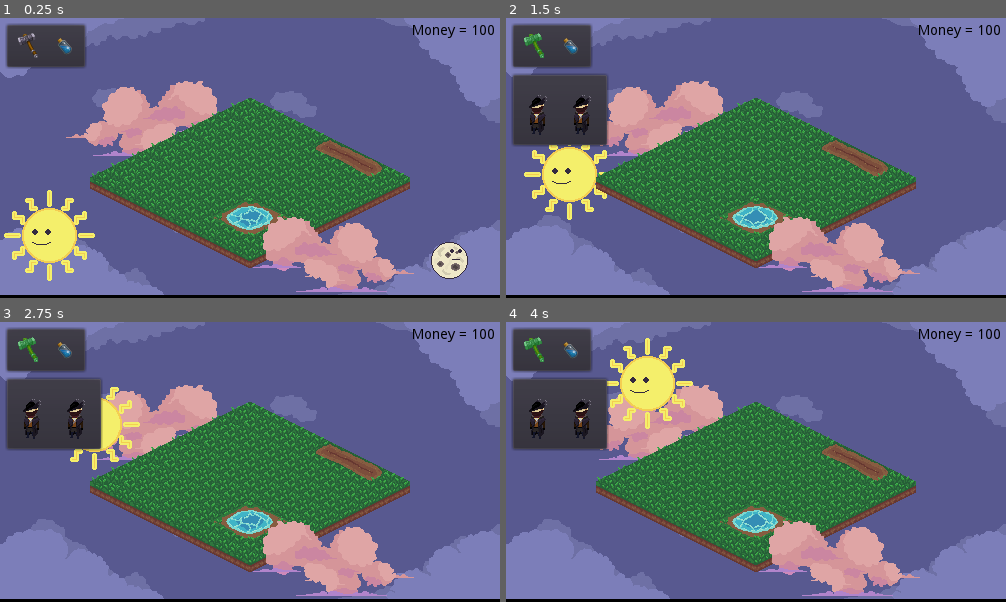
Above: before the commit, frames 1-4 (two rows, left to right).
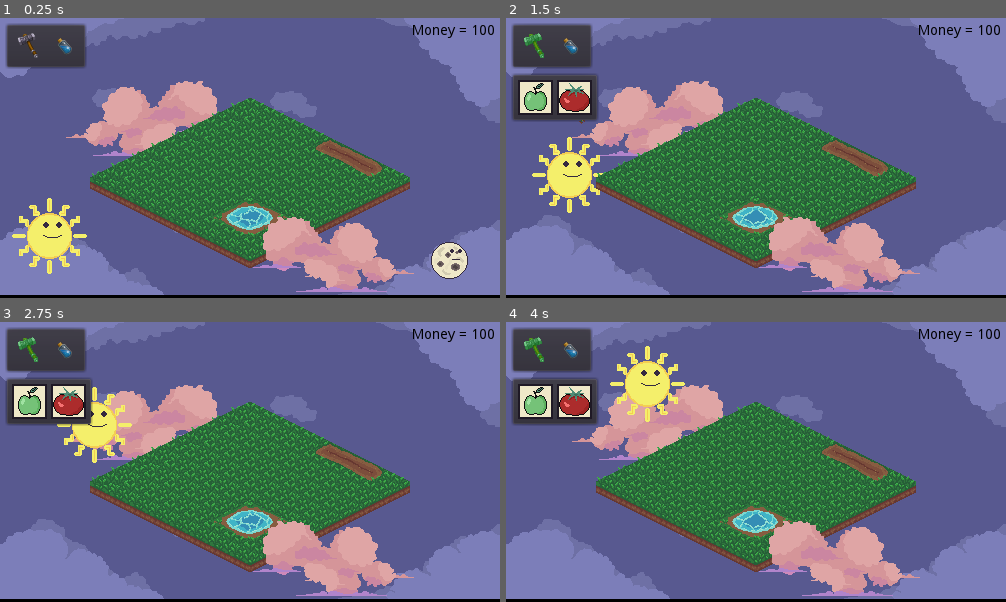
Above: after the commit, the same moments.

Repository: Valentino-02/New-Wild-Jam
Game: Godot game, scene res://src/levels/Test_Level.tscn
Same seed, same stepped clock (60 frames per second), same inputs: the game is played once before the commit and once after it.
Inputs (mouse positions are in pixels of both pictures, inside the frame that each line leads up to):
- Up to frame 1 (0.25 s): no input
- Up to frame 2 (1.5 s): click (536, 46) at 0.5 s; click (581, 110) at 1.27 s
- Up to frame 3 (2.75 s): click (70, 400) at 2.02 s
- Up to frame 4 (4 s): click (571, 350) at 2.75 s; click (536, 350) at 3.5 s

The runs differ from the first frame. In frame 1, 1.3% of the frame differs, in the area x 0-19%, y 61-94%; in frame 2, 5.1%; in frame 3, 4.6%; in frame 4, 5.3%, in the area x 1-38%, y 5-46%.

Commit message:
correct placement

Diff:
--- a/src/UI/Build_Button.gd
+++ b/src/UI/Build_Button.gd
@@ -7,6 +7,7 @@
 func _ready() -> void:
 	var my_data = object_data.objects[object_name]
 	texture_normal = load(my_data.icon_texture)
+	add_to_group("build_buttons")
 
 func _on_BuildButton_pressed() -> void:
 	game_manager.current_object = object_name
--- a/src/UI/Place_Down_Buttons.gd
+++ /dev/null
@@ -1,21 +0,0 @@
-extends Control
-
-var game_manager = preload("res://src/systems/managers/Game_Manager.tres")
-var object_data = preload("res://src/objects/Object_Data.tres")
-
-
-func _on_PlaceDown_pressed():
-	if $Objects.visible == false:
-		$Objects.visible = true
-	elif $Objects.visible == true:
-		$Objects.visible = false
-
-
-# This is just for now, then we will have the complete functioning menu
-func _on_Object1_pressed():
-	game_manager.current_object = "test_0"
-	game_manager.start_placing()
-
-func _on_Object2_pressed():
-	game_manager.current_object = "plant_0"
-	game_manager.start_placing()
--- a/src/UI/Place_Down_Buttons.tscn
+++ /dev/null
@@ -1,66 +0,0 @@
-[gd_scene load_steps=2 format=2]
-
-[ext_resource path="res://src/UI/Place_Down_Buttons.gd" type="Script" id=1]
-
-[node name="Place_Down_Buttons" type="Control"]
-anchor_right = 1.0
-anchor_bottom = 1.0
-margin_right = -407.0
-margin_bottom = -185.0
-script = ExtResource( 1 )
-__meta__ = {
-"_edit_use_anchors_": false
-}
-
-[node name="PlaceDown" type="Button" parent="."]
-margin_left = 8.87564
-margin_top = 8.23242
-margin_right = 84.8756
-margin_bottom = 28.2324
-
-[node name="Label" type="Label" parent="PlaceDown"]
-margin_top = 3.0
-margin_right = 74.0
-margin_bottom = 17.0
-text = "Place Down"
-
-[node name="Objects" type="Control" parent="."]
-visible = false
-margin_right = 40.0
-margin_bottom = 40.0
-__meta__ = {
-"_edit_use_anchors_": false
-}
-
-[node name="Object1" type="Button" parent="Objects"]
-margin_left = 8.87564
-margin_top = 39.3803
-margin_right = 84.8756
-margin_bottom = 59.3803
-
-[node name="Label" type="Label" parent="Objects/Object1"]
-margin_left = 13.2142
-margin_top = 3.0
-margin_right = 87.2142
-margin_bottom = 17.0
-text = "Object1"
-
-[node name="Object2" type="Button" parent="Objects"]
-margin_left = 8.87564
-margin_top = 69.5842
-margin_right = 84.8756
-margin_bottom = 89.5842
-__meta__ = {
-"_edit_use_anchors_": false
-}
-
-[node name="Label" type="Label" parent="Objects/Object2"]
-margin_left = 10.3826
-margin_top = 3.0
-margin_right = 84.3826
-margin_bottom = 17.0
-text = "Object 2"
-
-[connection signal="pressed" from="PlaceDown" to="." method="_on_PlaceDown_pressed"]
-[connection signal="pressed" from="Objects/Object1" to="." method="_on_Object1_pressed"]
-[connection signal="pressed" from="Objects/Object2" to="." method="_on_Object2_pressed"]
--- a/src/levels/Test_Level.tscn
+++ b/src/levels/Test_Level.tscn
@@ -1,7 +1,6 @@
-[gd_scene load_steps=16 format=2]
+[gd_scene load_steps=15 format=2]
 
 [ext_resource path="res://src/systems/GroundTileMap.tscn" type="PackedScene" id=1]
-[ext_resource path="res://src/UI/Place_Down_Buttons.tscn" type="PackedScene" id=2]
 [ext_resource path="res://src/systems/Level.gd" type="Script" id=3]
 [ext_resource path="res://src/systems/Mouse.gd" type="Script" id=4]
 [ext_resource path="res://src/UI/Money_Display.tscn" type="PackedScene" id=5]
@@ -35,9 +34,6 @@
 [node name="CanvasLayer" type="CanvasLayer" parent="."]
 
 [node name="ActionMenu" parent="CanvasLayer" instance=ExtResource( 12 )]
-
-[node name="Place_Down_Buttons" parent="CanvasLayer" instance=ExtResource( 2 )]
-visible = false
 
 [node name="Money_Display" parent="CanvasLayer" instance=ExtResource( 5 )]
 margin_left = 412.486
--- a/src/objects/Object_Data.gd
+++ b/src/objects/Object_Data.gd
@@ -1,22 +1,30 @@
 extends Resource
 
 var objects : Dictionary = {
-	"test_0": {
-		"path": "res://src/objects/TestObject.tscn",
-		"cost": 30,
-		"decoration": 50,
-		"icon_texture": "res://assets/sprites/objects/Character.png"
-	},
-	"flower": {
+	"apple": {
 		"path": "res://src/objects/plant/Plant.tscn",
 		"cost": 40,
 		"decoration": 60,
-		"icon_texture": "res://assets/sprites/objects/Character.png",
+		"icon_texture": "res://assets/sprites/UI/Apple.png",
+		"place" : "basic",
 		"growth_time": [ 512, 1024 ],
 		"growth_textures": [
-			"res://assets/sprites/plants/flower_seedling.png",
-			"res://assets/sprites/plants/flower_growing.png",
-			"res://assets/sprites/plants/flower_grown.png"
+			"res://assets/sprites/plants/apple_tree_1.png",
+			"res://assets/sprites/plants/apple_tree_2.png",
+			"res://assets/sprites/plants/apple_tree_3_no_fruit.png"
+		]
+	},
+	"tomato": {
+		"path": "res://src/objects/plant/Plant.tscn",
+		"cost": 40,
+		"decoration": 60,
+		"icon_texture": "res://assets/sprites/UI/Tomatoe.png",
+		"place" : "dirt",
+		"growth_time": [ 512, 1024 ],
+		"growth_textures": [
+			"res://assets/sprites/plants/tomato_plant_1.png",
+			"res://assets/sprites/plants/tomato_plant_2.png",
+			"res://assets/sprites/plants/tomato_plant_3_no_fruit.png"
 		]
 	}
 }
--- a/src/systems/Level.gd
+++ b/src/systems/Level.gd
@@ -4,8 +4,8 @@
 var time_manager = load("res://src/systems/managers/Time_Manager.tres")
 onready var board_obj_container = $BoardObjectSort as Node2D
 
-func place_down(object, map_position) -> void:
-	var current_object = object.instance()
+func place_down(map_position) -> void:
+	var current_object = load(game_manager.current_object_path).instance()
 	board_obj_container.add_child(current_object)
 	current_object.place_down(map_position)
 
--- a/src/systems/Mouse.gd
+++ b/src/systems/Mouse.gd
@@ -2,44 +2,51 @@
 
 var board_manager = preload("res://src/systems/managers/Board_Manager.tres")
 var game_manager = preload("res://src/systems/managers/Game_Manager.tres")
+var object_data = preload("res://src/objects/Object_Data.tres")
 
-var is_placing := false
-var object_to_place
-var object_in_mouse
+var _is_placing := false
+var _object_to_place
 var _map_position : Vector2
 
-onready var parent = get_parent()
+onready var level = get_parent()
 
 func _init():
 	game_manager.mouse = self
 
-func placing_down(object) -> void:
-	is_placing = true
-	object_to_place = object
-	object_in_mouse = object_to_place.instance()
-	self.add_child(object_in_mouse)
+func placing_down() -> void:
+	_is_placing = true
+	_object_to_place = load(game_manager.current_object_path).instance()
+	self.add_child(_object_to_place)
 
 func stop_placing() -> void:
-	is_placing = false
+	_is_placing = false
 	game_manager.is_placing = false
-	object_in_mouse.queue_free()
+	_object_to_place.queue_free()
 
-func place_down(object, map_position) -> void:
-	print(board_manager.base_grid)
-	if ! board_manager.is_ocupied(map_position) and board_manager.base_grid.is_in_grid(map_position):
-		parent.place_down(object, map_position)
-		game_manager.pay_up()
-		stop_placing()
-
-#func _input(event):
-#	if InputEventMouseMotion:
-#		position = get_global_mouse_position()
+func place_down(map_position) -> void:
+	if ! board_manager.is_ocupied(map_position):
+		match object_data.objects[game_manager.current_object].place:
+			"basic":
+				if board_manager.base_grid.is_in_grid(map_position):
+					level.place_down(map_position)
+					game_manager.pay_up()
+					stop_placing()
+			"dirt":
+				if board_manager.dirt_grid.is_in_grid(map_position):
+					level.place_down(map_position)
+					game_manager.pay_up()
+					stop_placing()
+			"water":
+				if board_manager.water_grid.is_in_grid(map_position):
+					level.place_down(map_position)
+					game_manager.pay_up()
+					stop_placing()
 
 func _input(event: InputEvent) -> void:
 	if InputEventMouseMotion:
 		position = get_global_mouse_position()
 
 	if event.is_action_pressed("left_click") and ! event.is_echo():
-		if is_placing:
+		if _is_placing:
 			_map_position = board_manager.base_grid.world_to_map(position)
-			place_down(object_to_place, _map_position)
+			place_down(_map_position)
--- a/src/systems/managers/Game_Manager.gd
+++ b/src/systems/managers/Game_Manager.gd
@@ -5,6 +5,7 @@
 var money_display : Node
 
 var current_object : String
+var current_object_path : String
 var is_placing := false
 var money : int = 100 setget set_money
 var decoration : int
@@ -12,11 +13,14 @@
 func start_placing() -> void:
 	if is_placing == false:
 		is_placing = true
-		var object = load(object_data.get_path_by_name(current_object))
-		mouse.placing_down(object)
+		current_object_path = object_data.get_path_by_name(current_object)
+		mouse.placing_down()
 
 func pay_up() -> void:
 	self.money -= object_data.get_cost_by_name(current_object)
+
+func can_pay() -> bool:
+	return object_data.get_cost_by_name(current_object) <= money
 
 func set_money(value) -> void:
 	money = value
Binary file changed: assets/sprites/UI/Apple.png
Binary file changed: assets/sprites/UI/Tomatoe.png
Binary file changed: assets/sprites/background/SunFace.png
Binary file added: assets/sprites/plants/apple_tree_1.png
Not shown, added: assets/sprites/plants/apple_tree_1.png.import
Binary file added: assets/sprites/plants/apple_tree_2.png
Not shown, added: assets/sprites/plants/apple_tree_2.png.import
Binary file added: assets/sprites/plants/apple_tree_3_no_fruit.png
Not shown, added: assets/sprites/plants/apple_tree_3_no_fruit.png.import
Binary file added: assets/sprites/plants/apple_tree_3_with_fruit.png
Not shown, added: assets/sprites/plants/apple_tree_3_with_fruit.png.import
Binary file added: assets/sprites/plants/tomato_plant_1.png
(and 7 more such lines)
